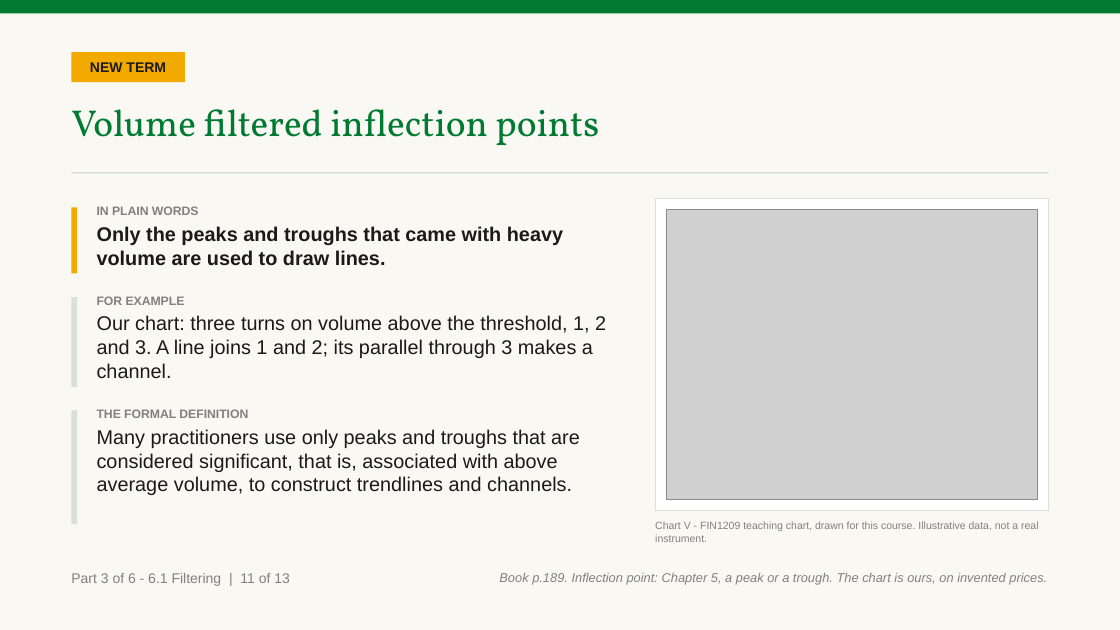
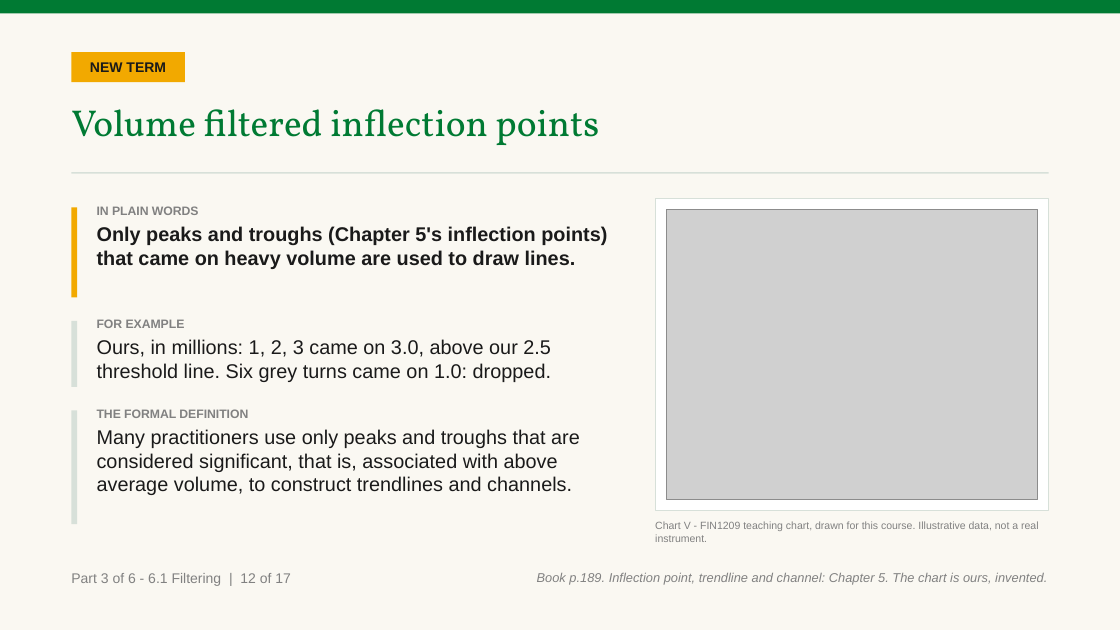
Before and after one commit to benjiesotelo-sudo/Telos_FIN1209, a slide deck: slide 66 of chapter-06/FIN1209-Chapter-06.pptx (slide 65 before the commit). Drawn at 1120x630 pixels with LibreOffice and Linux fonts; fonts in the diff are those of the drawing; grey boxes stand for pictures. Boxes give left, top, right and bottom in pixels: in the first picture for what was removed or moved away, otherwise in the second. Text is boxed around its words. In the diff, an @@ line names an element or a change of style, - is before the commit and + after.

```diff
--- a/chapter-06/FIN1209-Chapter-06.pptx
+++ b/chapter-06/FIN1209-Chapter-06.pptx
@@ rectangle: place and size @@
-rectangle at bbox=[71, 208, 77, 274]
+rectangle at bbox=[71, 208, 77, 297]
@@ text at bbox=[97, 226, 607, 269]: text changed @@
-Only the peaks and troughs that came with heavy volume are used to draw lines.
+Only peaks and troughs (Chapter 5's inflection points) that came on heavy volume are used to draw lines.
@@ rectangle: place and size @@
-rectangle at bbox=[71, 297, 77, 387]
+rectangle at bbox=[71, 321, 77, 387]
@@ text "FOR EXAMPLE": place and size @@
-text "FOR EXAMPLE" at bbox=[97, 296, 606, 378]
+text "FOR EXAMPLE" at bbox=[97, 319, 551, 382]
@@ text at bbox=[97, 339, 551, 382]: text changed @@
-Our chart: three turns on volume above the threshold, 1, 2 and 3. A line joins 1 and 2; its parallel through 3 makes a channel.
+Ours, in millions: 1, 2, 3 came on 3.0, above our 2.5 threshold line. Six grey turns came on 1.0: dropped.
@@ text at bbox=[71, 573, 291, 586]: text changed @@
-Part 3 of 6 - 6.1 Filtering | 11 of 13
+Part 3 of 6 - 6.1 Filtering | 12 of 17
@@ text at bbox=[537, 573, 1047, 585]: text changed @@
-Book p.189. Inflection point: Chapter 5, a peak or a trough. The chart is ours, on invented prices.
+Book p.189. Inflection point, trendline and channel: Chapter 5. The chart is ours, invented.
```
Also in this commit, not shown: 12 other slides changed, 4 slides added, 3 other files.
